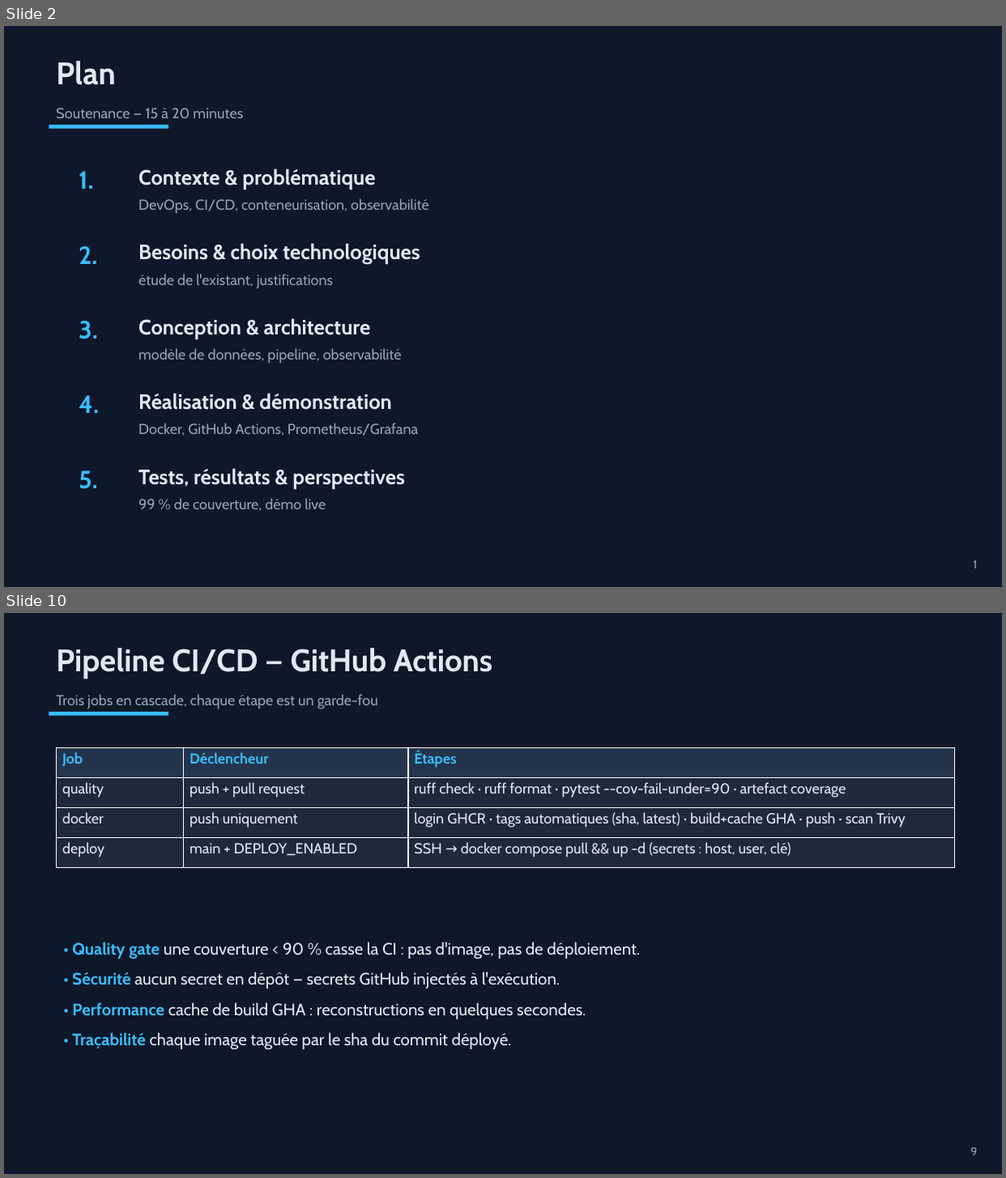
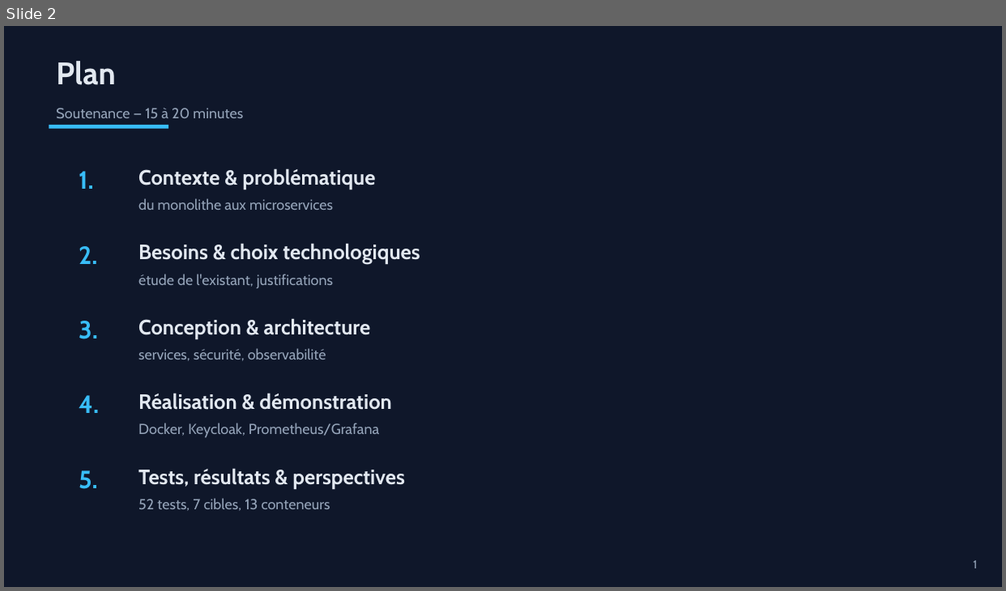
Before and after one commit to Chouaib-Raichy/PFE, a slide deck: soutenance/soutenance.pptx. Shown one above the other, each under a label of ours: slides 2 and 10 before the commit, slide 2 after it; the slides between them are not shown. The pictures are 1006x1178 and 1006x591 pixels, drawn with LibreOffice and Linux fonts; fonts in the diff are those of the drawing. Boxes give left, top, right and bottom in pixels: in the first picture for what was removed or moved away, otherwise in the second. Text is boxed around its words. In the diff, an @@ line names an element or a change of style, - is before the commit and + after.

```diff
--- a/soutenance/soutenance.pptx
+++ b/soutenance/soutenance.pptx
@@ slide 10 removed at <box>4,613,1002,1174</box>, background #0F172A @@
@@ text removed at <box>56,648,492,679</box> @@
-Pipeline CI/CD — GitHub Actions
@@ text removed at <box>56,694,378,709</box> @@
-Trois jobs en cascade, chaque étape est un garde-fou
@@ rectangle removed at <box>49,712,168,716</box> @@
@@ table removed at <box>57,747,955,867</box>, 4 rows, 3 columns @@
-Job | Déclencheur | Étapes
-quality | push + pull request | ruff check · ruff format · pytest --cov-fail-under=90 · artefact coverage
-docker | push uniquement | login GHCR · tags automatiques (sha, latest) · build+cache GHA · push · scan Trivy
-deploy | main + DEPLOY_ENABLED | SSH → docker compose pull && up -d (secrets : host, user, clé)
@@ text removed at <box>72,942,640,1050</box> @@
-• Quality gate une couverture < 90 % casse la CI : pas d'image, pas de déploiement.
-• Sécurité aucun secret en dépôt — secrets GitHub injectés à l'exécution.
-• Performance cache de build GHA : reconstructions en quelques secondes.
-• Traçabilité chaque image taguée par le sha du commit déployé.
@@ text removed at <box>970,1148,977,1156</box> @@
-9
@@ slide 2 changed as well @@
@@ text at <box>138,199,333,210</box>: text changed @@
-DevOps, CI/CD, conteneurisation, observabilité
+du monolithe aux microservices
@@ text at <box>138,348,326,361</box>: text changed @@
-modèle de données, pipeline, observabilité
+services, sécurité, observabilité
@@ text at <box>138,423,379,438</box>: text changed @@
-Docker, GitHub Actions, Prometheus/Grafana
+Docker, Keycloak, Prometheus/Grafana
@@ text at <box>138,498,330,511</box>: text changed @@
-99 % de couverture, démo live
+52 tests, 7 cibles, 13 conteneurs
```
Also in this commit, not shown: 6 other slides changed, 11 slides added, 8 other slides removed, 4 other files.
